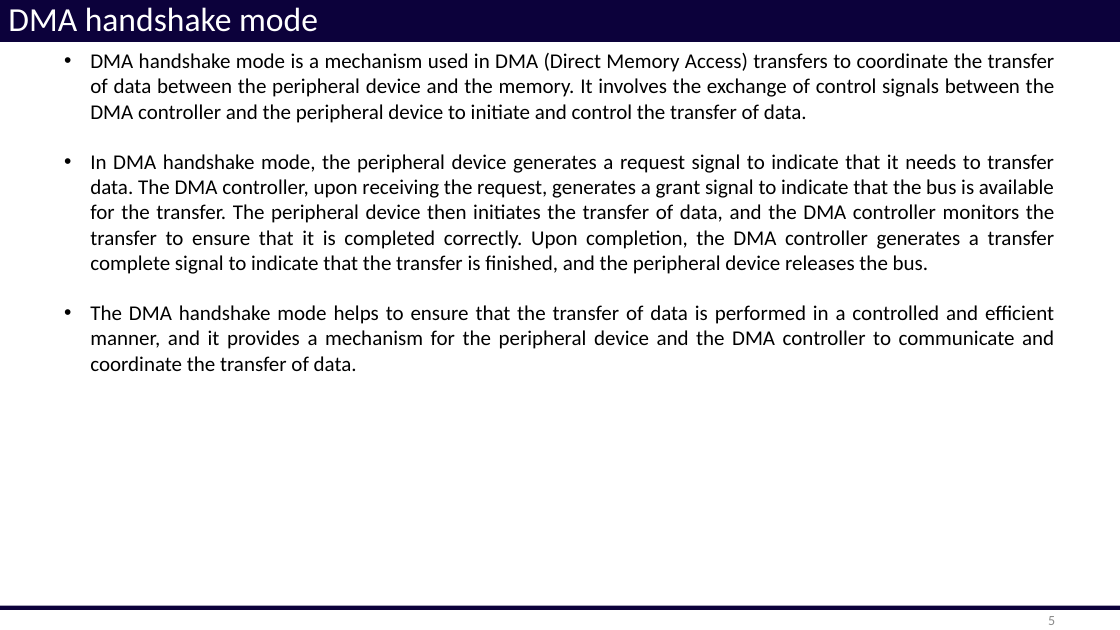
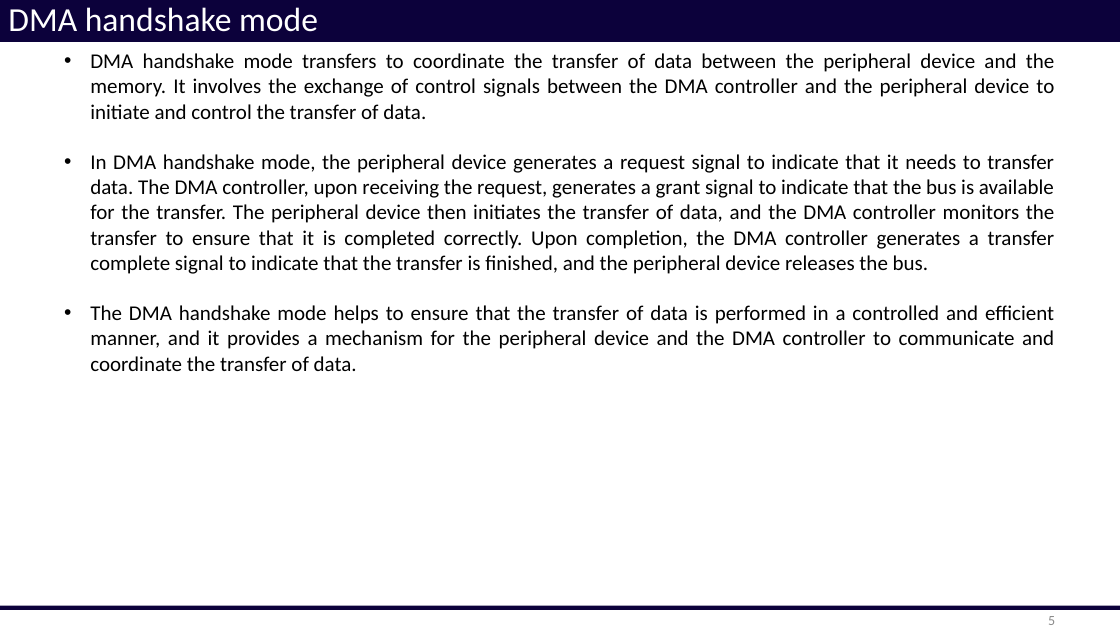
Before and after one commit to phuvg/dma_controller, a slide deck: slide 5 of theory/dma_controller.pptx. Drawn at 1120x630 pixels with LibreOffice and Linux fonts; fonts in the diff are those of the drawing. Boxes give left, top, right and bottom in pixels: in the first picture for what was removed or moved away, otherwise in the second. Text is boxed around its words. In the diff, an @@ line names an element or a change of style, - is before the commit and + after.

```diff
--- a/theory/dma_controller.pptx
+++ b/theory/dma_controller.pptx
@@ text at <box>90,53,1054,119</box>: text changed @@
-• DMA handshake mode is a mechanism used in DMA (Direct Memory Access) transfers to coordinate the transfer of data between the peripheral device and the memory. It involves the exchange of control signals between the DMA controller and the peripheral device to initiate and control the transfer of data.
+• DMA handshake mode transfers to coordinate the transfer of data between the peripheral device and the memory. It involves the exchange of control signals between the DMA controller and the peripheral device to initiate and control the transfer of data.
```
Also in this commit, not shown: 2 other slides changed, 4 slides added.
